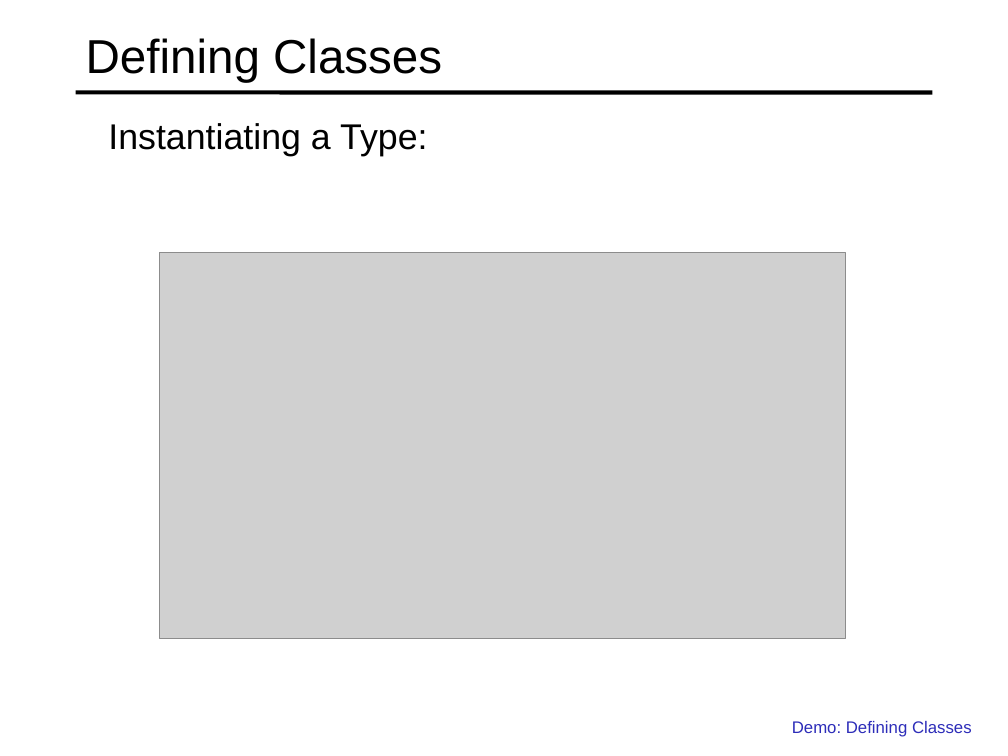
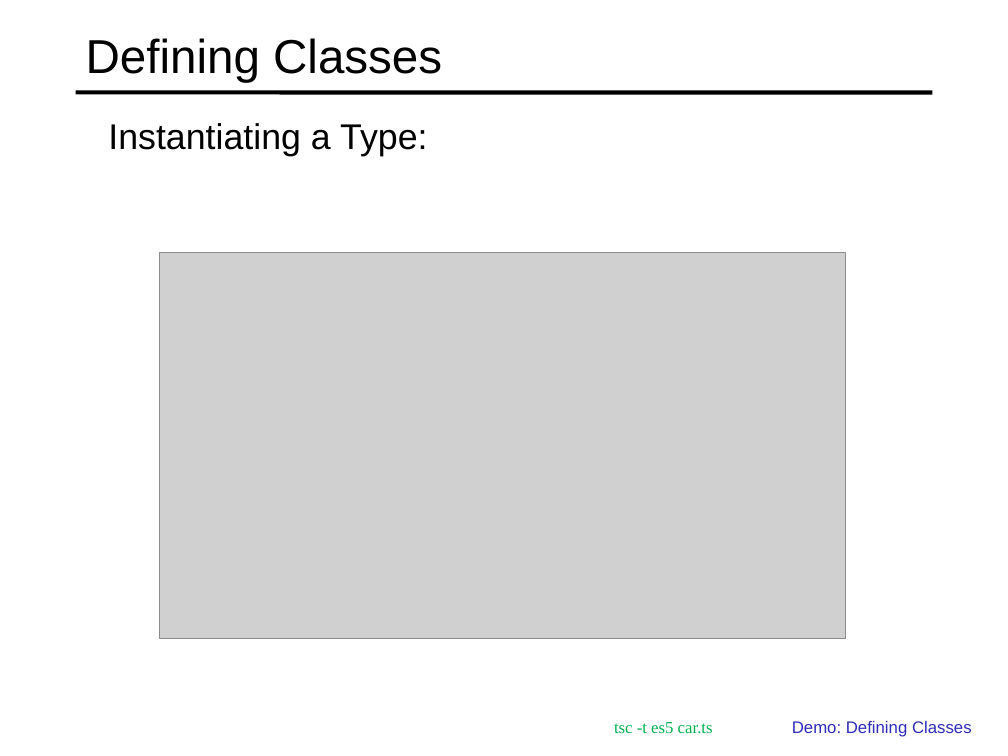
Before and after one commit to specter01wj/Jago_Link_Training, a slide deck: slide 10 of Angular/Angular7/TypeScript Fundamentals/3.Classes and Interfaces/L3_Classes and Interfaces.ppt. Drawn at 1008x756 pixels with LibreOffice and Linux fonts; fonts in the diff are those of the drawing; grey boxes stand for pictures. Boxes give left, top, right and bottom in pixels: in the first picture for what was removed or moved away, otherwise in the second. Text is boxed around its words. In the diff, an @@ line names an element or a change of style, - is before the commit and + after.

```diff
--- a/Angular/Angular7/TypeScript Fundamentals/3.Classes and Interfaces/L3_Classes and Interfaces.ppt
+++ b/Angular/Angular7/TypeScript Fundamentals/3.Classes and Interfaces/L3_Classes and Interfaces.ppt
@@ text added at box(614, 722, 713, 734), 12 pt, text #00B050 @@
+  tsc -t es5 car.ts
```
Also in this commit, not shown: 4 other files.
